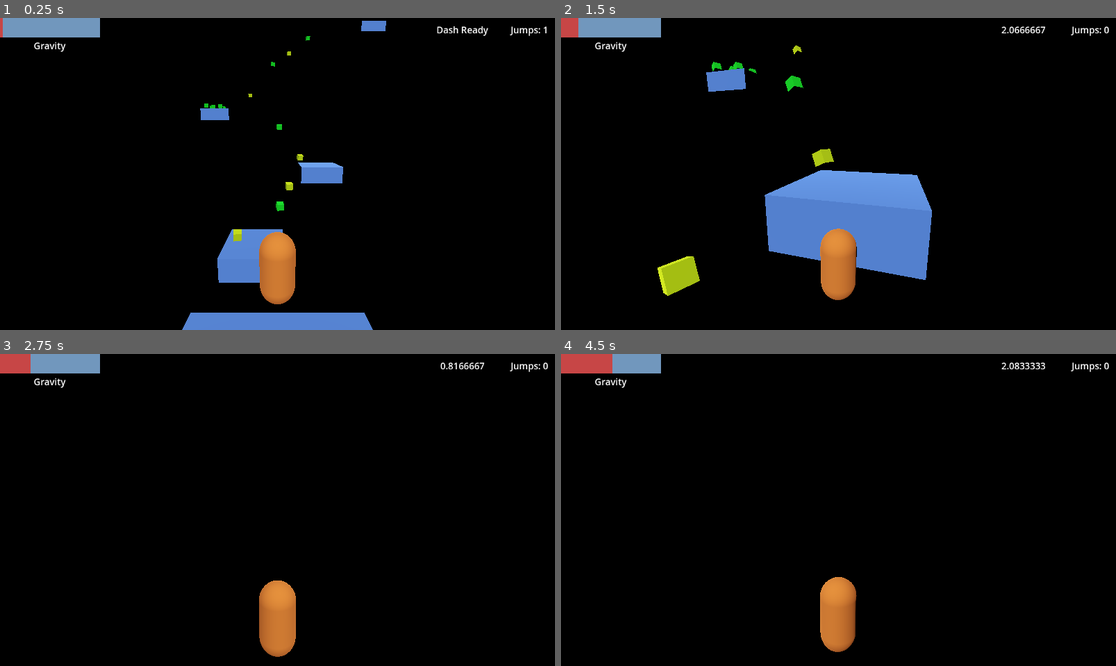
Above: before the commit, frames 1-4 (two rows, left to right).
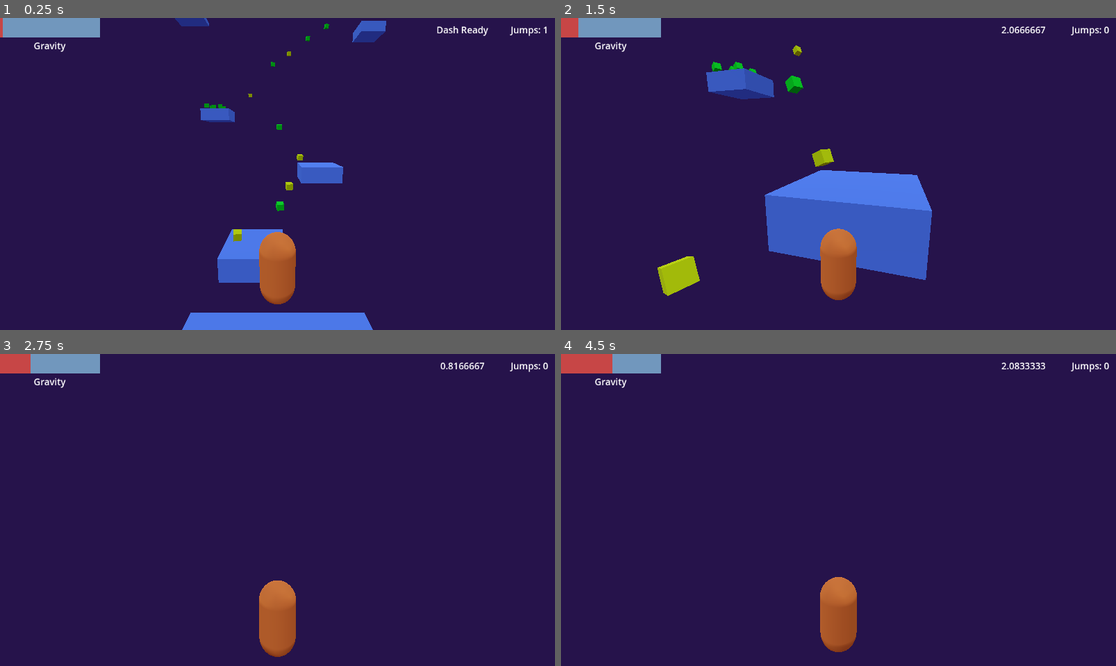
Above: after the commit, the same moments.

Repository: tobiasjdcolvin/Void-Sprinter
Game: Godot game, scene res://levels/level_one.tscn
Same seed, same stepped clock (60 frames per second), same inputs: the game is played once before the commit and once after it.
Inputs (mouse positions are in pixels of both pictures, inside the frame that each line leads up to):
- Up to frame 1 (0.25 s): no input
- Up to frame 2 (1.5 s): move the mouse to (866, 174) at 0.52 s; hold Shift (dash) 0.53-1.28 s; hold W (forward) from 0.53 s (still down); tap Space (jump) at 0.77 s; move the mouse to (810, 174) at 1.27 s; tap Shift (dash) at 1.35 s
- Up to frame 3 (2.75 s): keep holding W (forward); tap Space (jump) at 1.52 s; move the mouse to (288, 503) at 2.02 s; hold Shift (dash) from 2.03 s (still down)
- Up to frame 4 (4.5 s): keep holding W (forward); move the mouse to (832, 516) at 2.77 s; release Shift (dash) at 2.78 s; tap Shift (dash) at 2.85, 4.35 s; tap Space (jump) at 3.02, 3.77 s; move the mouse to (877, 513) at 3.52 s; hold Shift (dash) 3.53-4.28 s; tap Enter at 4.25 s; move the mouse to (794, 506) at 4.27 s

The runs differ from the first frame. In frame 1, 96% of the frame differs, in the area x 0-100%, y 0-100%; in frame 2, 97%; in frame 3, 98%; in frame 4, 98%.

Commit message:
Improved environment/lighting

Diff:
--- a/levels/level.tscn
+++ b/levels/level.tscn
@@ -12,8 +12,16 @@
 
 [sub_resource type="Environment" id="Environment_ok5sf"]
 background_mode = 1
+background_color = Color(0.082, 0.04, 0.16, 1)
+background_energy_multiplier = 1.84
 sky = SubResource("Sky_3rs0p")
+ambient_light_source = 3
+ambient_light_color = Color(0.59727, 0.4558, 0.86, 1)
+ambient_light_sky_contribution = 0.3
+ambient_light_energy = 0.3
+reflected_light_source = 1
 tonemap_mode = 2
+tonemap_exposure = 0.7
 
 [node name="Level" type="Node3D"]
 script = ExtResource("1_kxf4g")
@@ -22,11 +30,6 @@
 
 [node name="WorldEnvironment" type="WorldEnvironment" parent="."]
 environment = SubResource("Environment_ok5sf")
-
-[node name="DirectionalLight3D" type="DirectionalLight3D" parent="."]
-transform = Transform3D(1, -6.02207e-16, 2.39647e-16, 2.39647e-16, 0.687087, 0.726575, -6.02207e-16, -0.726575, 0.687087, 0.0110445, 12.6982, 0.0105581)
-light_energy = 0.6
-directional_shadow_mode = 0
 
 [node name="Platforms" type="Node3D" parent="."]
 
@@ -41,4 +44,11 @@
 [node name="PlayerSpawnPoint" type="Marker3D" parent="PlayerContainer"]
 transform = Transform3D(1, 0, 0, 0, 1, 0, 0, 0, 1, 2.08165e-12, 3.77226, 2.08165e-12)
 
+[node name="DirectionalLight3D" type="DirectionalLight3D" parent="."]
+transform = Transform3D(0.996449, -0.0152141, -0.0828137, 0.0841996, 0.180049, 0.980047, -6.86092e-16, -0.98354, 0.180691, 0, 0, 0)
+light_color = Color(0.8115, 0.71, 1, 1)
+light_energy = 0.3
+light_angular_distance = 0.5
+directional_shadow_mode = 0
+
 [connection signal="timeout" from="GravityTimer" to="." method="_on_gravity_timer_timeout"]
--- a/levels/level_one.tscn
+++ b/levels/level_one.tscn
@@ -83,28 +83,31 @@
 [node name="PickupJump10" parent="Pickups" index="17" instance=ExtResource("3_54qat")]
 transform = Transform3D(1, 0, 0, 0, 1, 0, 0, 0, 1, 6.01491, 31.327, -39.332)
 
-[node name="PickupJump11" parent="Pickups" index="18" instance=ExtResource("3_54qat")]
+[node name="PickupJump19" parent="Pickups" index="18" instance=ExtResource("3_54qat")]
+transform = Transform3D(1, 0, 0, 0, 1, 0, 0, 0, 1, 9.82245, 33.9257, -40.1716)
+
+[node name="PickupJump11" parent="Pickups" index="19" instance=ExtResource("3_54qat")]
 transform = Transform3D(1, 0, 0, 0, 1, 0, 0, 0, 1, -16.6746, 53.3231, -62.4834)
 
-[node name="PickupJump14" parent="Pickups" index="19" instance=ExtResource("3_54qat")]
+[node name="PickupJump14" parent="Pickups" index="20" instance=ExtResource("3_54qat")]
 transform = Transform3D(1, 0, 0, 0, 1, 0, 0, 0, 1, -19.8117, 50.7706, -59.8345)
 
-[node name="PickupJump12" parent="Pickups" index="20" instance=ExtResource("3_54qat")]
+[node name="PickupJump12" parent="Pickups" index="21" instance=ExtResource("3_54qat")]
 transform = Transform3D(1, 0, 0, 0, 1, 0, 0, 0, 1, -12.797, 57.9588, -64.821)
 
-[node name="PickupJump16" parent="Pickups" index="21" instance=ExtResource("3_54qat")]
+[node name="PickupJump16" parent="Pickups" index="22" instance=ExtResource("3_54qat")]
 transform = Transform3D(1, 0, 0, 0, 1, 0, 0, 0, 1, -11.9028, 60.0082, -65.4781)
 
-[node name="PickupJump15" parent="Pickups" index="22" instance=ExtResource("3_54qat")]
+[node name="PickupJump15" parent="Pickups" index="23" instance=ExtResource("3_54qat")]
 transform = Transform3D(1, 0, 0, 0, 1, 0, 0, 0, 1, -14.461, 55.9845, -63.6476)
 
-[node name="PickupJump13" parent="Pickups" index="23" instance=ExtResource("3_54qat")]
+[node name="PickupJump13" parent="Pickups" index="24" instance=ExtResource("3_54qat")]
 transform = Transform3D(1, 0, 0, 0, 1, 0, 0, 0, 1, -8.4407, 63.55, -67.6509)
 
-[node name="PickupJump18" parent="Pickups" index="24" instance=ExtResource("3_54qat")]
+[node name="PickupJump18" parent="Pickups" index="25" instance=ExtResource("3_54qat")]
 transform = Transform3D(1, 0, 0, 0, 1, 0, 0, 0, 1, -5.55701, 64.8966, -68.5667)
 
-[node name="PickupJump17" parent="Pickups" index="25" instance=ExtResource("3_54qat")]
+[node name="PickupJump17" parent="Pickups" index="26" instance=ExtResource("3_54qat")]
 transform = Transform3D(1, 0, 0, 0, 1, 0, 0, 0, 1, -9.49541, 62.3897, -67.2079)
 
 [node name="PlayerSpawnPoint" parent="PlayerContainer" index="0"]
--- a/player/player.gd
+++ b/player/player.gd
@@ -27,7 +27,7 @@
 	if event is InputEventMouseMotion:
 		$CameraStick.rotate_y(-event.relative.x * GameGlobals.mouse_sens)
 		$CameraStick/Camera3D.rotate_x(-event.relative.y * GameGlobals.mouse_sens)
-		$CameraStick/Camera3D.rotation.x = clamp($CameraStick/Camera3D.rotation.x, -PI/4, PI/10)
+		$CameraStick/Camera3D.rotation.x = clamp($CameraStick/Camera3D.rotation.x, -PI/3, PI/4)
 
 func _process(_delta):
 	if global_position.y <= -150:
